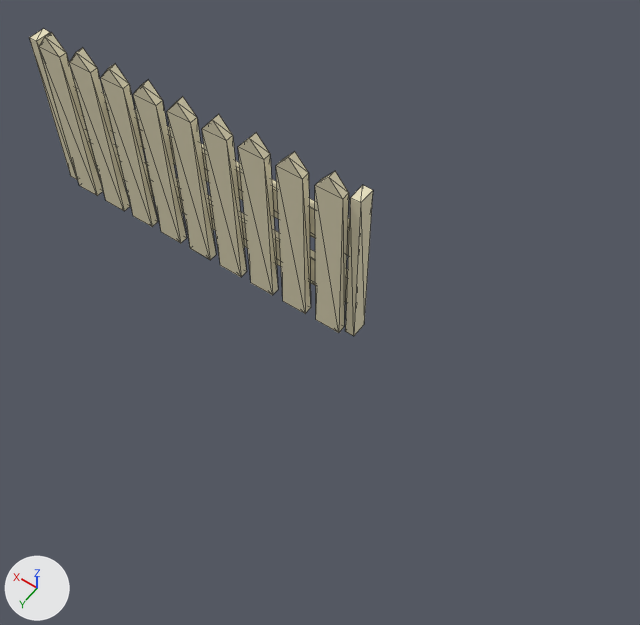
An edit to the glTF model common/game/tilesets/suburban_neighborhood/see_through_features/see_through_features.glb, drawn before and after from the same camera.
The view is the same before and after, from a 50 mm lens placed at (-1.5, 2.41, 3.82), pointed at (0.13, 0.13, 0.24). The axes (+X, +Y, +Z) are drawn at lower left. The lights are the same throughout. Mesh edges are drawn as thin lines. Objects named as collision shapes, trigger or cutter boxes, shadow casters or lower levels of detail are left out. Where no turn or scale is listed for an object, it has been applied to the vertices.

Objects in the first picture: 'fence'.
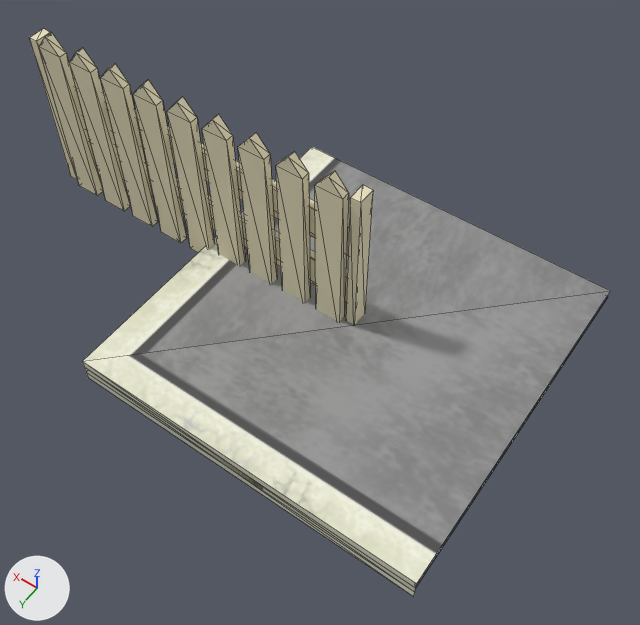
Commit message: updated see through features to include pool tiles

The change, as a diff of the scene's bpy script:
```diff
--- a/common/game/tilesets/suburban_neighborhood/see_through_features/see_through_features.glb.py
+++ b/common/game/tilesets/suburban_neighborhood/see_through_features/see_through_features.glb.py
@@ img_cement_with_grout_texture @@
+img_cement_with_grout_texture = load_image('cement_with_grout_texture', '_unpacked/cement_with_grout_texture', 256, 256, 'sRGB')
@@ mat_cement @@
+mat_cement = principled_material('cement')
+mat_cement.texture = img_cement_with_grout_texture
+mat_cement.roughness = 0.733
@@ mat_pool_water @@
+mat_pool_water = principled_material('pool_water')
+mat_pool_water.base_color = (0.00555, 0.0955, 0.8)  # blue #1157e7
+mat_pool_water.roughness = 0.217
@@ me_cube_019 @@
+me_cube_019.from_pydata(...)  # 7 vertices, 6 faces; spans x -1.0..1.0, y -1.0..1.0, z 0.0..0.1
+me_cube_019.materials.append(mat_cement)  # picture img_cement_with_grout_texture
@@ me_cube_004 @@
+me_cube_004.from_pydata([(1.0, -1.0, 0.05), (1.0, 1.0, 0.05), (-1.0, 1.0, 0.05), (-1.0, -1.0, 0.05)], [], [(0, 1, 2), (0, 2, 3)])
+me_cube_004.materials.append(mat_pool_water)  # blue #1157e7
@@ me_cube_001 @@
+me_cube_001.from_pydata(...)  # 6 vertices, 4 faces; spans x -1.0..1.0, y -1.0..1.0, z -0.05..0.05
+me_cube_001.materials.append(mat_cement)  # picture img_cement_with_grout_texture
@@ ob_pool_corner_edge @@
+ob_pool_corner_edge = bpy.data.objects.new('pool_corner_edge', me_cube_019)
+ob_pool_corner_edge.location = (0.0, 0.0, 0.0)
@@ ob_pool_water @@
+ob_pool_water = bpy.data.objects.new('pool_water', me_cube_004)
+ob_pool_water.location = (0.0, 0.0, 0.0)
@@ ob_pool_straight @@
+ob_pool_straight = bpy.data.objects.new('pool_straight', me_cube_001)
+ob_pool_straight.location = (0.0, 0.0, 0.0)
```

What differs and where, as boxes [x1, y1, x2, y2] in the pictures (640 x 625 px):
'pool_corner_edge', added: after [82, 147, 610, 592]
'pool_straight', added: after [84, 296, 608, 596]
'pool_water', added: after [417, 297, 607, 585]
